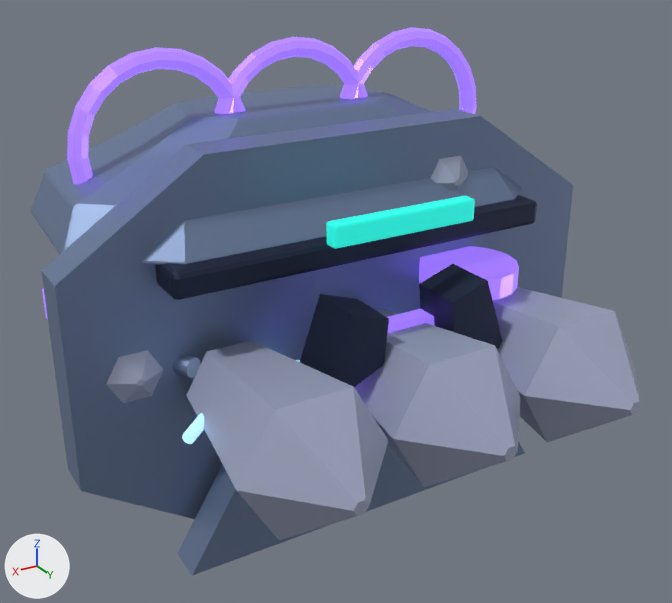
An edit to the glTF model assets/models/buildings/factions/lumen_refinery.glb, drawn before and after from the same camera.
Rendered twice from a camera (50 mm lens) standing at (2.09, 3.77, 1.79) and looking at (0.01, 0.3, 0.06). Arrows for +X, +Y and +Z are at lower left; the lights stay in place. The older version comes first. Where no turn or scale is listed for an object, it has been applied to the vertices.

Before the edit, the objects in view are built like this:
```python
ob_angular_ore_intake = bpy.data.objects.new('Angular ore intake', me_angular_ore_intake___mesh)
ob_angular_ore_intake.location = (0.0, 0.0, 0.0)
ob_faceted_gravitic_foot = bpy.data.objects.new('Faceted gravitic foot', me_faceted_gravitic_foot___facet_mesh_006)
ob_faceted_gravitic_foot.location = (0.0, 0.0, 0.0)
ob_geometric_levitation_plinth = bpy.data.objects.new('Geometric levitation plinth', me_geometric_levitation_plinth___mesh_002)
ob_geometric_levitation_plinth.location = (0.0, 0.0, 0.0)
ob_ore_phase_separator___sloped_process_bed = bpy.data.objects.new('Ore phase-separator · sloped process bed', me_ore_phase_separator___sloped_process_bed___designed_hard_surface_mesh)
ob_ore_phase_separator___sloped_process_bed.location = (0.0, 0.0, 0.0)
ob_solarit_phase_separator = bpy.data.objects.new('Solarit phase separator', me_solarit_phase_separator___facet_mesh)
ob_solarit_phase_separator.location = (0.0, 0.0, 0.0)
ob_solarit_phase_separator_001 = bpy.data.objects.new('Solarit phase separator.001', me_solarit_phase_separator___facet_mesh_001)
ob_solarit_phase_separator_001.location = (0.0, 0.0, 0.0)
ob_solarit_phase_separator_002 = bpy.data.objects.new('Solarit phase separator.002', me_solarit_phase_separator___facet_mesh_002)
ob_solarit_phase_separator_002.location = (0.0, 0.0, 0.0)
ob_teamcolor = bpy.data.objects.new('TeamColor', me_cube_112)
ob_teamcolor.location = (0.0, 0.81, 0.6)
ob_triangular_levitation_strut = bpy.data.objects.new('Triangular levitation strut', me_cylinder_146)
ob_triangular_levitation_strut.location = (0.891, 0.32, 0.0)
# also in view: 'Magnetic separator cradle.001' at (0.0, -0.1, 0.8); 'Ore intake cheek.001' at (0.32, 0.84, 0.12); 'Magnetic separator cradle.002' at (0.66, -0.1, 0.8); 'Faceted gravitic foot.001' at (-0.52, 0.36, 0.61); 'Ore intake cheek' at (-0.32, 0.84, 0.12)
```
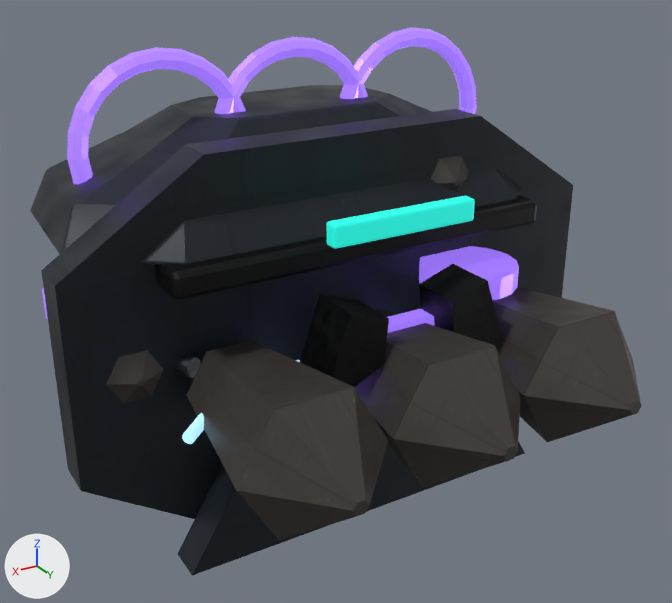
Changed parts and their boxes [x1, y1, x2, y2] in the pictures (672 x 603 px):
'Geometric levitation plinth', surface changed (blue to black)
    both: [41, 109, 573, 519]
'Ore phase-separator · sloped process bed', surface changed (blue to grey)
    both: [31, 85, 522, 265]
'Solarit phase separator.002', surface changed (greyish blue to black)
    both: [186, 341, 389, 540]
'Solarit phase separator.001', surface changed (greyish blue to black)
    both: [354, 309, 521, 487]
'Solarit phase separator', surface changed (greyish blue to black)
    both: [493, 287, 641, 442]
'Angular ore intake', surface changed (blue to black)
    both: [178, 441, 525, 575]
'Faceted gravitic foot', surface changed (greyish blue to black)
    both: [106, 350, 163, 403]
'Faceted gravitic foot.001', surface changed (greyish blue to black)
    both: [431, 155, 468, 190]
'Triangular levitation strut', surface changed (blue to black)
    both: [173, 355, 201, 378]

Edits to the bpy script that builds the scene:
```text
Add img_ceramic_roughness:
    img_ceramic_roughness = load_image('ceramic_roughness', '../../textures/industrial/factions/lumen/ceramic_roughness.png', 512, 512, 'Non-Color')
Add img_ceramic_normal:
    img_ceramic_normal = load_image('ceramic_normal', '../../textures/industrial/factions/lumen/ceramic_normal.png', 512, 512, 'Non-Color')
Add img_factions_lumen_armor_light_ceramic_albedo:
    img_factions_lumen_armor_light_ceramic_albedo = load_image('factions_lumen_armor_light_ceramic_albedo', '../../textures/industrial/factions/lumen/factions_lumen_armor_light_ceramic_albedo.png', 512, 512, 'sRGB')
Add img_factions_lumen_steel_steel_albedo:
    img_factions_lumen_steel_steel_albedo = load_image('factions_lumen_steel_steel_albedo', '../../textures/industrial/factions/lumen/factions_lumen_steel_steel_albedo.png', 512, 512, 'sRGB')
Add img_steel_roughness:
    img_steel_roughness = load_image('steel_roughness', '../../textures/industrial/factions/lumen/steel_roughness.png', 512, 512, 'Non-Color')
Add img_steel_normal:
    img_steel_normal = load_image('steel_normal', '../../textures/industrial/factions/lumen/steel_normal.png', 512, 512, 'Non-Color')
Change mat_lumen___steel_002:
    remove # nodes: BsdfPrincipled, OutputMaterial
    remove # colours: blue #7c8eaf
    nodes: BsdfPrincipled, Math, NormalMap, OutputMaterial, SeparateColor, TexImage x3
    uses the picture img_factions_lumen_steel_steel_albedo
    uses the picture img_steel_normal
    uses the picture img_steel_roughness
Change mat_lumen___light_002:
    remove # nodes: BsdfPrincipled, OutputMaterial
    remove # colours: greyish blue #a6adc8
    nodes: BsdfPrincipled, Math, NormalMap, OutputMaterial, SeparateColor, TexImage x3
    uses the picture img_ceramic_normal
    uses the picture img_ceramic_roughness
    uses the picture img_factions_lumen_armor_light_ceramic_albedo
```
